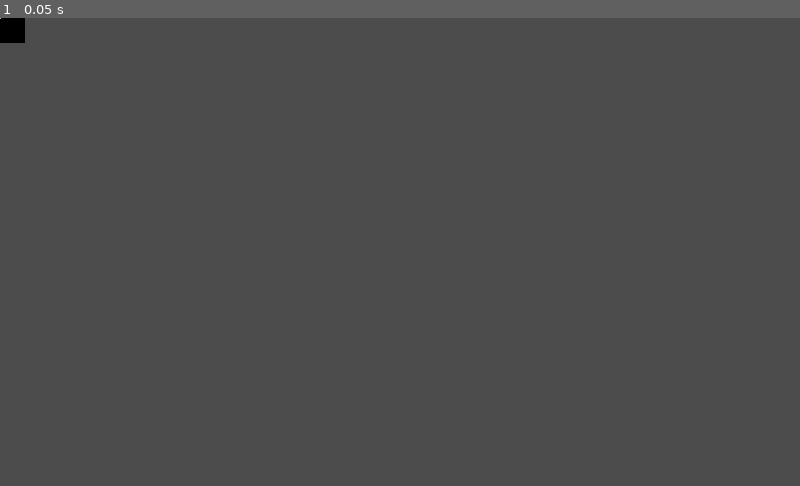
Above: before the commit, frame 1.
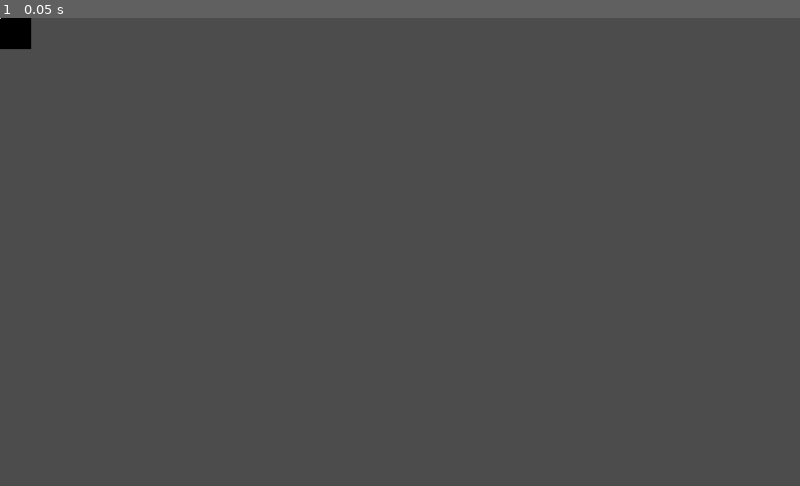
Above: after the commit, the same moment.

Repository: Pravalika0621/doom-fire-algorithm
Game: Godot game, scene res://Fire.tscn
Same seed, same stepped clock (60 frames per second), same inputs: the game is played once before the commit and once after it.
Inputs:
- Up to frame 1 (0.05 s): no input

The runs differ from the first frame. In frame 1, less than 0.1% of the frame differs, in the area x 0-4%, y 0-7%.

Commit message:
Change size to 40x40

Diff:
--- a/playground/gdscript-doom-fire/core/FireMap.gd
+++ b/playground/gdscript-doom-fire/core/FireMap.gd
@@ -3,8 +3,8 @@
 
 var map = []
 
-var width = 8 setget , get_width
-var height = 8 setget , get_height
+var width = 40 setget , get_width
+var height = 40 setget , get_height
 
 
 func _ready():
--- a/playground/gdscript-doom-fire/core/Render.gd
+++ b/playground/gdscript-doom-fire/core/Render.gd
@@ -1,5 +1,7 @@
 extends Node2D
 
+
+export(Vector2) var size = Vector2(40, 40)
 
 const COLORS = [Color.white, Color.black]
 
@@ -18,7 +20,7 @@
 
 func render():
 	var img = Image.new()
-	img.create(32, 32, true, Image.FORMAT_RGBA8)
+	img.create(size.x, size.y, true, Image.FORMAT_RGBA8)
 	img.fill(Color.black)
 	img.lock()
 	img.set_pixel(0, 0, Color.white)
